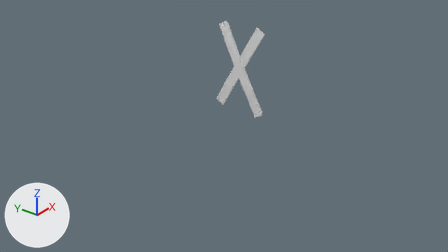
The Blender file Assets/BlenderFiles/Sperre.blend: old version first, new version second.
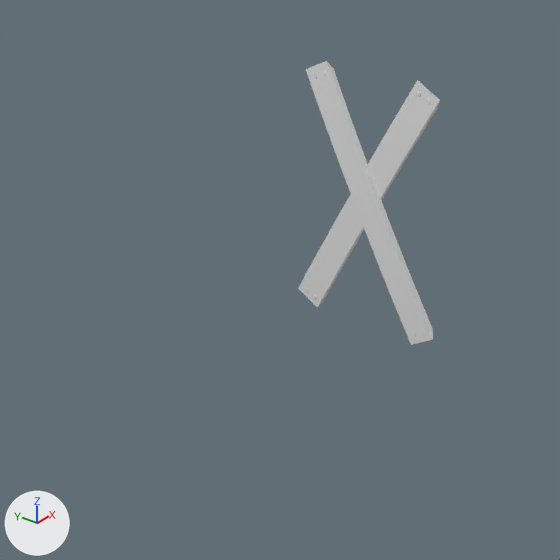
There are two pictures of each version: one from the file's camera 'Camera', one close up on the part from 26% to 68% of the width and 0% to 76% of the height. The lights are fixed; the arrows at lower left show +X, +Y and +Z.
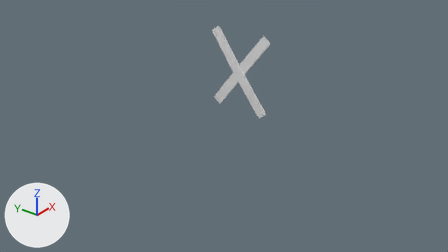
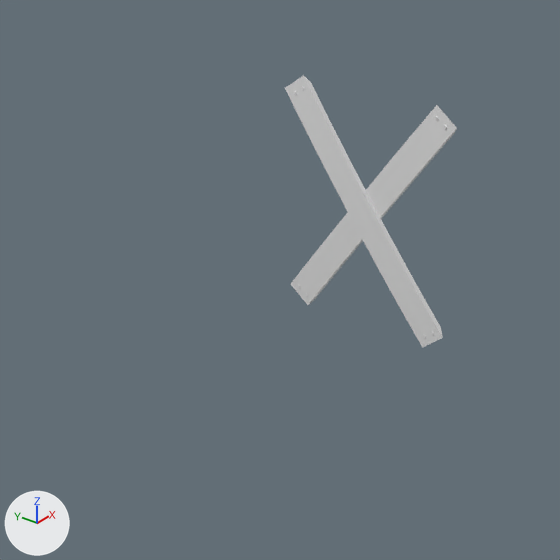
What differs and where, as boxes (x1, y1, x2, y2) in the close-ups (560 x 560 px):
```json
{"object": "Cube.001", "change": "reshaped, moved, turned", "before": [298, 61, 440, 345], "after": [291, 105, 457, 305]}
{"object": "Cube.002", "change": "added", "after": [285, 75, 443, 348], "faces in mat_material_001 (white #e7e7e7)": [285, 75, 443, 348]}
{"part": 1, "of": "me_cube_001", "change": "deleted", "before": [306, 61, 433, 345]}
```

Scene script edits in JSON lines:
```json
{"block": "me_cube_001", "where": "me_cube_001.from_pydata(...)  # 494 vertices, 244 faces; spans x -0.11..0.0, y -0.72..0.75, z -0.02..2.29"}
{"block": "me_cube_001", "where": "# used by ob_cube_001; location = (0.0, 0.0, 0.0)"}
{"block": "me_cube_001", "change": "me_cube_001 part 1: the loose piece of 111 vertices spanning x -0.11..-0.03, y -0.72..0.63, z -0.02..2.29 is deleted"}
{"op": "add", "block": "me_cube_002", "code": ["me_cube_002 = bpy.data.meshes.new('Cube.002')", "me_cube_002.from_pydata(...)  # 250 vertices, 120 faces; spans x -0.11..-0.03, y -0.72..0.63, z -0.02..2.29", "me_cube_002.polygons.foreach_set('use_smooth', [True] * 120)", "# faces by material slot: [56, 64]", "me_cube_002.materials.append(mat_material_001)  # white #e7e7e7", "me_cube_002.materials.append(mat_material_002)  # white #e7e7e7"]}
{"op": "set", "path": "ob_cube_001.location", "old": "(0.0, 0.0, 0.0)", "new": "(0.0, 0.113, -0.081)"}
{"op": "set", "path": "ob_cube_001.rotation_euler", "old": "(0.0, 0.0, 0.0)", "new": "(0.135, 0.0, 0.0)", "note": "degrees (0, 0, 0) -> degrees (7.7, 0, 0)"}
{"op": "add", "block": "ob_cube_002", "code": ["ob_cube_002 = bpy.data.objects.new('Cube.002', me_cube_002)", "ob_cube_002.location = (0.0, -0.121, -0.074)", "ob_cube_002.rotation_euler = (-0.163, 0.0, 0.0)  # degrees (-9.3, 0, 0)"]}
```
